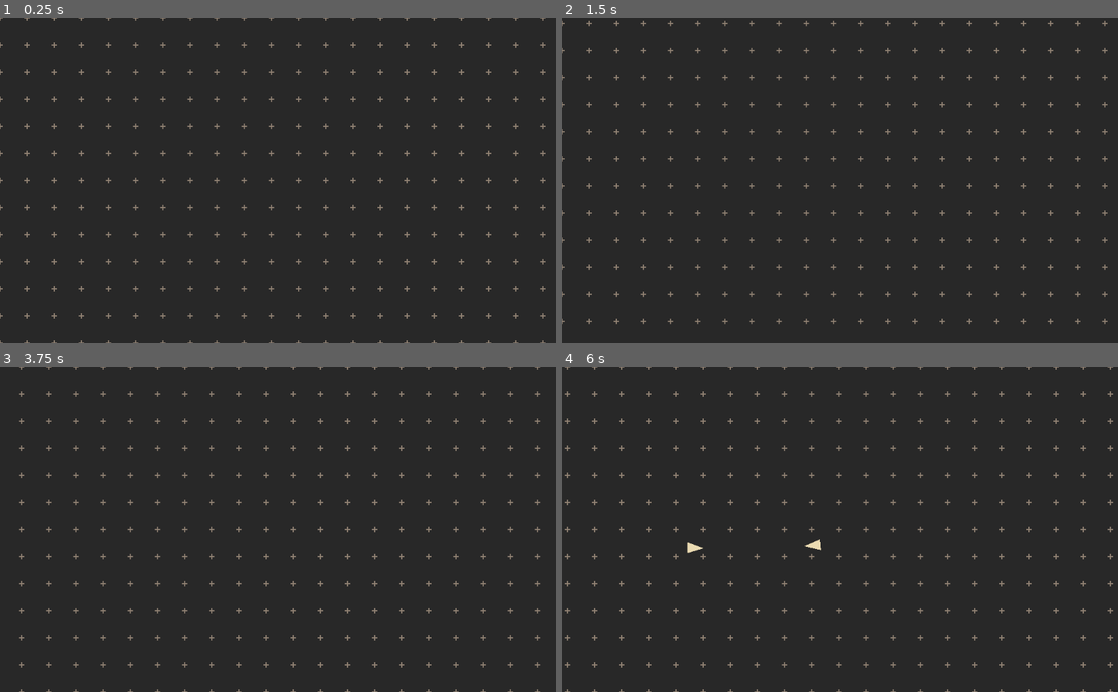
Above: before the commit, frames 1-4 (two rows, left to right).
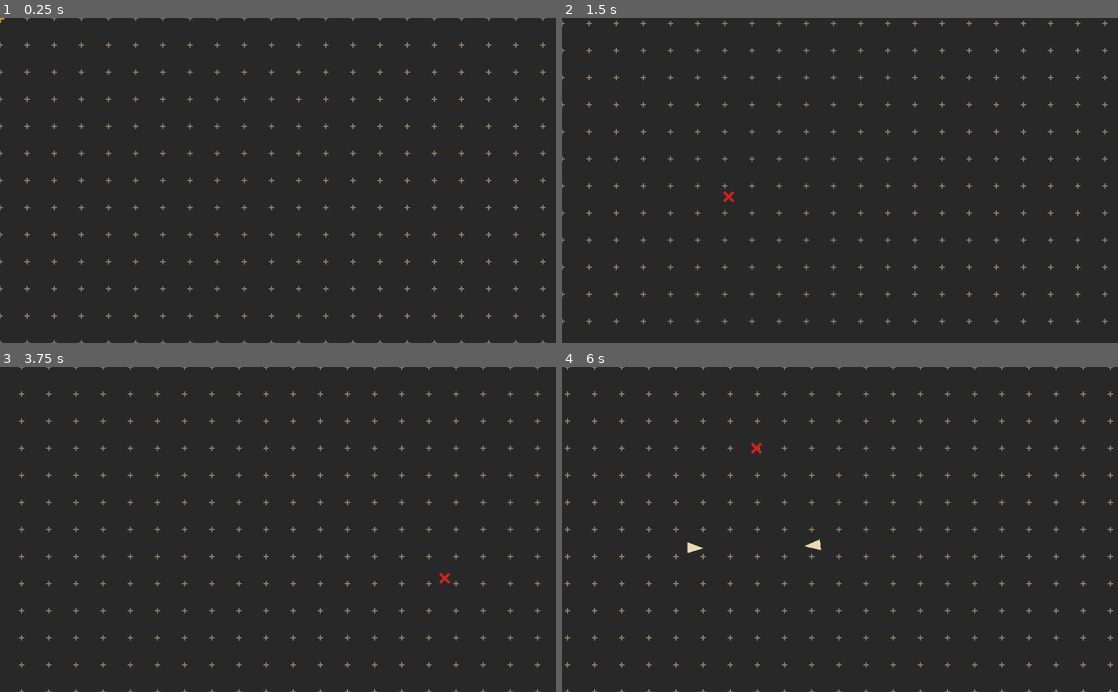
Above: after the commit, the same moments.

Repository: battw/does-compute-2
Game: Godot game, scene res://Main/Main.tscn
Two runs of this game, one before a commit and one after it. Both use one fixed random seed, a clock stepped at 60 frames per second and the inputs below.
Inputs (mouse positions are in pixels of both pictures, inside the frame that each line leads up to):
- Up to frame 1 (0.25 s): no input
- Up to frame 2 (1.5 s): tap Enter at 0.5 s; move the mouse to (962, 164) at 0.52 s; hold Right (right) 0.53-1.28 s; hold Right mouse button (change_mode) 0.53-1.28 s; click (962, 164) at 0.67 s; tap Space at 1.25 s; move the mouse to (728, 196) at 1.27 s; hold Down (down) from 1.28 s (still down); right-click (728, 196) at 1.35 s; click (728, 196) at 1.42 s
- Up to frame 3 (3.75 s): tap Enter at 2, 3.5 s; move the mouse to (333, 458) at 2.02 s; release Down (down) at 2.03 s; press the mouse at (333, 458) at 2.03 s; hold Right (right) 2.03-2.78 s; right-click (333, 458) at 2.3 s; tap Space at 2.75 s; move the mouse to (250, 594) at 2.77 s; release the mouse at (250, 594) at 2.78 s; hold Up (up) 2.78-3.53 s; right-click (250, 594) at 2.85 s; click (250, 594) at 2.92 s; move the mouse to (444, 578) at 3.52 s; hold Left (left) from 3.53 s (still down); hold Right mouse button (change_mode) from 3.53 s (still down); click (444, 578) at 3.67 s
- Up to frame 4 (6 s): tap L (load) at 4.15 s; move the mouse to (628, 630) at 4.27 s; release Right mouse button (change_mode) at 4.28 s; click (628, 630) at 4.35 s; right-click (628, 630) at 4.55 s; move the mouse to (828, 627) at 5.02 s; release Left (left) at 5.03 s; hold Down (down) 5.03-5.78 s; hold Right mouse button (change_mode) 5.03-5.78 s; click (828, 627) at 5.17 s; move the mouse to (756, 448) at 5.77 s; hold Right (right) from 5.78 s (still down); right-click (756, 448) at 5.85 s; click (756, 448) at 5.92 s

The runs differ from the first frame. In frame 1, less than 0.1% of the frame differs, in the area x 0-1%, y 0-2%; in frame 2, less than 0.1%; in frame 3, less than 0.1%, in the area x 79-81%, y 63-67%; in frame 4, less than 0.1%.

Commit message:
Decent looking cursors

Diff:
--- a/Arrow/Arrow.tscn
+++ b/Arrow/Arrow.tscn
@@ -6,6 +6,7 @@
 [sub_resource type="ConvexPolygonShape2D" id=1]
 
 [node name="Arrow" type="Node2D"]
+editor/display_folded = true
 position = Vector2( 36.0995, 29.6289 )
 script = ExtResource( 1 )
 __meta__ = {
--- /dev/null
+++ b/Circle.tscn
@@ -0,0 +1,8 @@
+[gd_scene load_steps=2 format=2]
+
+[ext_resource path="res://Dot/Circle.gd" type="Script" id=1]
+
+[node name="Circle" type="Polygon2D"]
+color = Color( 0.984314, 0.286275, 0.203922, 1 )
+script = ExtResource( 1 )
+radius = 7
--- a/Cross.tscn
+++ b/Cross.tscn
@@ -1,8 +1,6 @@
 [gd_scene format=2]
 
-[node name="Cross" type="Node2D"]
-
-[node name="vert" type="Line2D" parent="."]
+[node name="Cross" type="Line2D"]
 points = PoolVector2Array( 0, -5, 0, 5, 0, 0, 5, 0, -5, 0 )
 width = 2.0
 default_color = Color( 0.572549, 0.513726, 0.454902, 1 )
--- /dev/null
+++ b/Cursor.gd
@@ -0,0 +1,18 @@
+extends Node2D
+
+enum { ADD, INVERT, DELETE }
+
+func _process(delta):
+	self.position = get_viewport().get_mouse_position() - get_viewport().canvas_transform.get_origin()
+
+func set_mode(mode):
+	$Add.visible = false
+	$Delete.visible = false
+	$Invert.visible = false
+	match mode:
+		ADD:
+			$Add.visible = true
+		INVERT:
+			$Invert.visible = true
+		DELETE:
+			$Delete.visible = true
--- /dev/null
+++ b/Cursor.tscn
@@ -0,0 +1,22 @@
+[gd_scene load_steps=4 format=2]
+
+[ext_resource path="res://Cursor.gd" type="Script" id=1]
+[ext_resource path="res://Cross.tscn" type="PackedScene" id=2]
+[ext_resource path="res://Circle.tscn" type="PackedScene" id=3]
+
+[node name="Cursor" type="Node2D"]
+script = ExtResource( 1 )
+
+[node name="Delete" parent="." instance=ExtResource( 2 )]
+visible = false
+rotation = 0.785398
+scale = Vector2( 2.5, 2.5 )
+default_color = Color( 0.8, 0.141176, 0.113725, 1 )
+
+[node name="Add" parent="." instance=ExtResource( 2 )]
+scale = Vector2( 1.5, 1.5 )
+default_color = Color( 0.843137, 0.6, 0.129412, 1 )
+
+[node name="Invert" parent="." instance=ExtResource( 3 )]
+visible = false
+color = Color( 0.4, 0.360784, 0.329412, 1 )
--- a/Dot/Dot.tscn
+++ b/Dot/Dot.tscn
@@ -1,7 +1,7 @@
 [gd_scene load_steps=4 format=2]
 
 [ext_resource path="res://Dot/Dot.gd" type="Script" id=1]
-[ext_resource path="res://Dot/Circle.gd" type="Script" id=2]
+[ext_resource path="res://Circle.tscn" type="PackedScene" id=2]
 
 [sub_resource type="CircleShape2D" id=1]
 radius = 6.0
@@ -13,10 +13,7 @@
 }
 speed = 100.0
 
-[node name="Circle" type="Polygon2D" parent="."]
-color = Color( 0.984314, 0.286275, 0.203922, 1 )
-script = ExtResource( 2 )
-radius = 7
+[node name="Circle" parent="." instance=ExtResource( 2 )]
 
 [node name="Area2D" type="Area2D" parent="."]
 gravity = 0.0
--- a/Main/Main.gd
+++ b/Main/Main.gd
@@ -17,6 +17,7 @@
 var viewport_offset setget , get_viewport_offset
 func _ready():
 	VisualServer.set_default_clear_color(background_color)
+	Input.set_mouse_mode(Input.MOUSE_MODE_HIDDEN)
 
 func get_viewport_offset():
 	return get_viewport().canvas_transform.get_origin()
@@ -35,6 +36,8 @@
 
 	if event.is_action_pressed("change_mode"):
 		input_mode = (input_mode + 1) % 3
+		if $Cursor:
+			$Cursor.set_mode(input_mode)
 		print("input mode: " + mode_names[input_mode])
 
 	if event.is_action_pressed("up"):
@@ -63,7 +66,7 @@
 			elif event.is_action_released("click"):
 				current_arrow = null
 
-			elif event is InputEventMouseMotion and current_arrow:
+			if current_arrow:
 				var mpos = get_viewport().get_mouse_position() - self.viewport_offset
 				current_arrow.look_at(mpos)
 
--- a/Main/Main.tscn
+++ b/Main/Main.tscn
@@ -1,9 +1,10 @@
-[gd_scene load_steps=6 format=2]
+[gd_scene load_steps=7 format=2]
 
 [ext_resource path="res://Main/Main.gd" type="Script" id=1]
 [ext_resource path="res://Main/Tick.gd" type="Script" id=2]
 [ext_resource path="res://Main/PlayArea.gd" type="Script" id=3]
 [ext_resource path="res://Saver/Saver.tscn" type="PackedScene" id=4]
+[ext_resource path="res://Cursor.tscn" type="PackedScene" id=5]
 
 [sub_resource type="RectangleShape2D" id=1]
 extents = Vector2( 1000, 1000 )
@@ -34,4 +35,6 @@
 [node name="Dots" type="Node" parent="." groups=[
 "Savers",
 ]]
+
+[node name="Cursor" parent="." instance=ExtResource( 5 )]
 [connection signal="area_exited" from="PlayArea" to="PlayArea" method="exited"]
--- a/project.godot
+++ b/project.godot
@@ -22,6 +22,10 @@
 
 config/name="does-compute-2"
 run/main_scene="res://Main/Main.tscn"
+
+[display]
+
+window/size/fullscreen=true
 
 [input]
 
@@ -126,6 +130,7 @@
 
 [rendering]
 
-quality/intended_usage/framebuffer_allocation=0
-quality/intended_usage/framebuffer_allocation.mobile=0
+quality/intended_usage/framebuffer_allocation=1
+quality/intended_usage/framebuffer_allocation.mobile=1
+quality/shadows/filter_mode=0
 environment/default_clear_color=Color( 0.588235, 0.588235, 0.588235, 1 )
